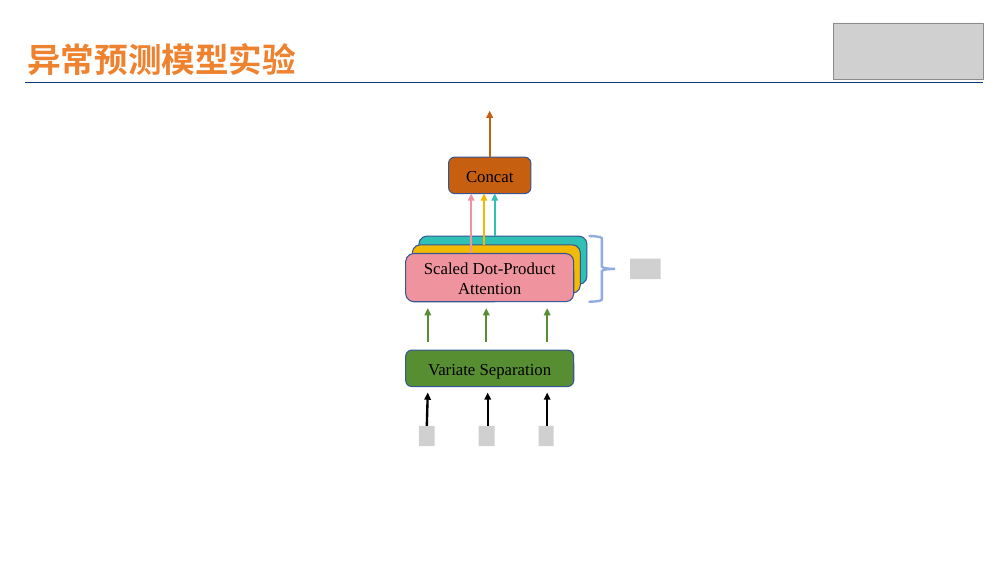
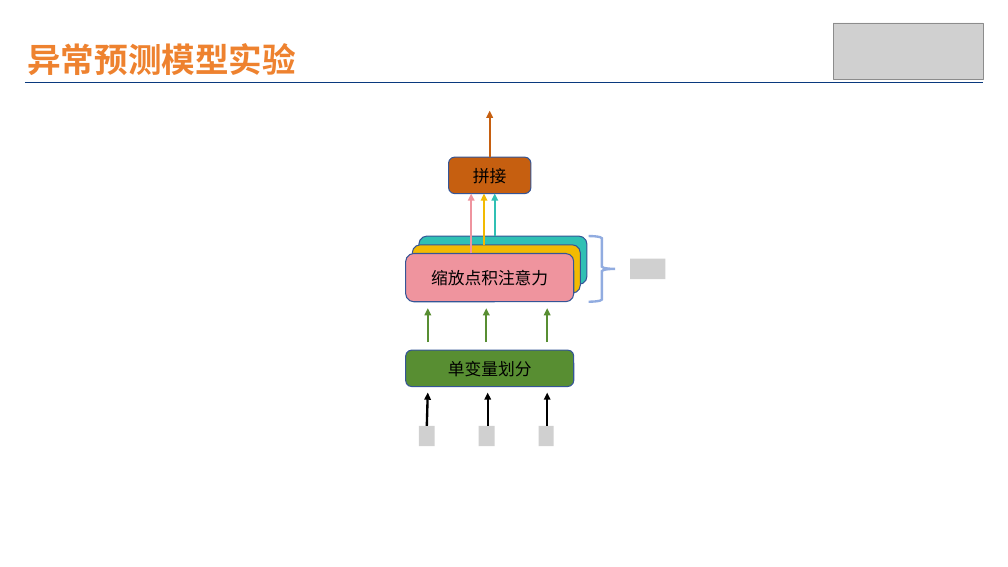
Before and after one commit to wuchenhu98/lunwen, a slide deck: slide 42 of 论文插图.pptx (slide 38 before the commit). Drawn at 1008x567 pixels with LibreOffice and Linux fonts; fonts in the diff are those of the drawing; grey boxes stand for pictures. Boxes give left, top, right and bottom in pixels: in the first picture for what was removed or moved away, otherwise in the second. Text is boxed around its words. In the diff, an @@ line names an element or a change of style, - is before the commit and + after.

```diff
--- a/论文插图.pptx
+++ b/论文插图.pptx
@@ text in rounded rectangle at <box>473,168,507,184</box>: text changed @@
-Concat
+拼接
@@ picture: place and size @@
-picture at <box>630,259,661,279</box>
+picture at <box>630,259,665,279</box>
@@ text in rounded rectangle at <box>431,270,548,286</box>: text changed @@
-Scaled Dot-Product Attention
+缩放点积注意力
@@ text in rounded rectangle at <box>448,361,532,377</box>: text changed @@
-Variate Separation
+单变量划分
```
Also in this commit, not shown: 4 other slides changed, 13 slides added, 6 slides removed, 24 other files.
